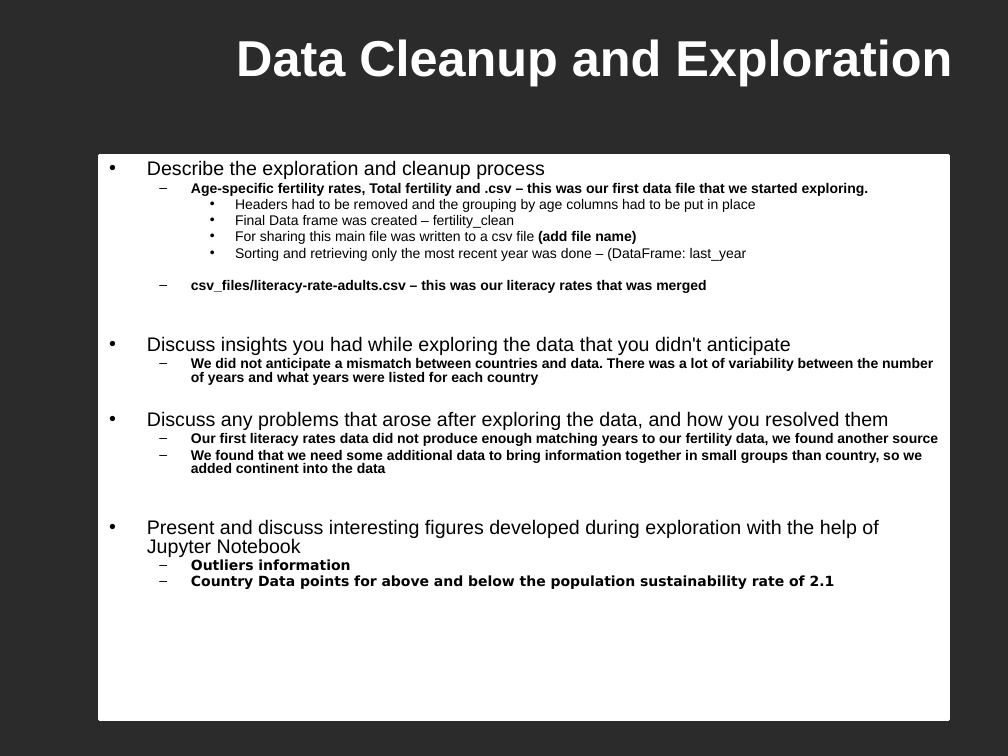
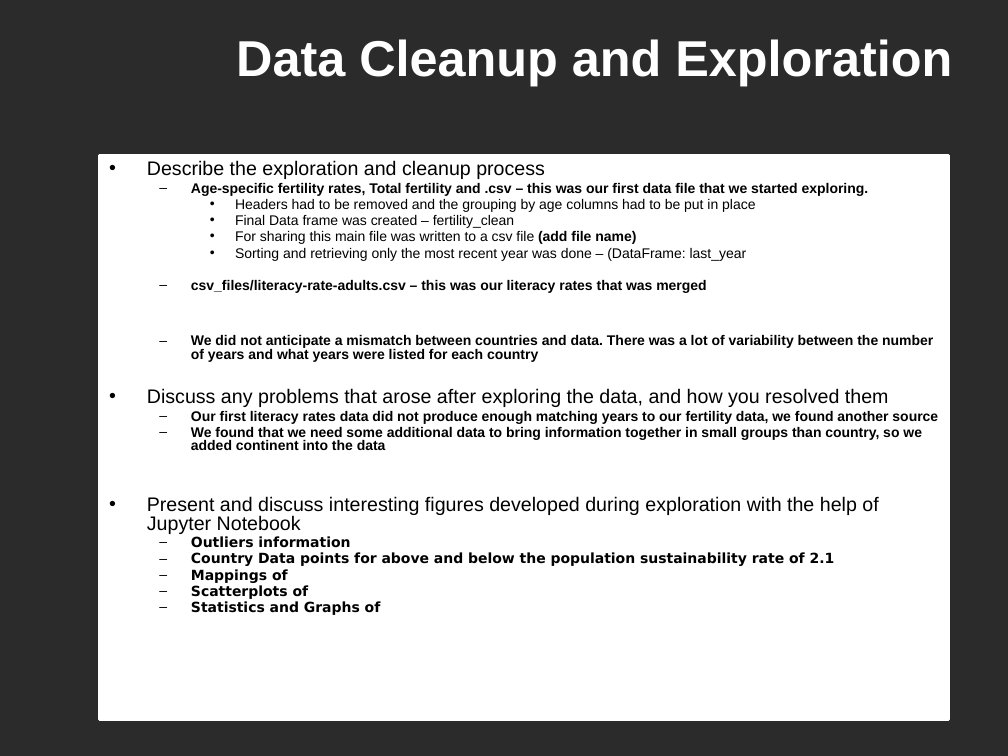
Before and after one commit to CShattoJones/Teamfive, a slide deck: slide 5 of sgoodel3template.pptx (slide 4 before the commit). Drawn at 1008x756 pixels with LibreOffice and Linux fonts; fonts in the diff are those of the drawing; background and template pictures are left out; a plain dark background stands for a picture behind light text. Boxes give left, top, right and bottom in pixels: in the first picture for what was removed or moved away, otherwise in the second. Text is boxed around its words. In the diff, an @@ line names an element or a change of style, - is before the commit and + after.

```diff
--- a/sgoodel3template.pptx
+++ b/sgoodel3template.pptx
@@ text in rectangle at <box>147,336,791,355</box>: paragraph removed @@
-• Discuss insights you had while exploring the data that you didn't anticipate
@@ text in rectangle at <box>191,569,381,615</box>: paragraphs added @@
+  – Mappings of
+  – Scatterplots of
+  – Statistics and Graphs of
```
Also in this commit, not shown: 2 other slides changed, 7 slides added, 2 slides removed.
